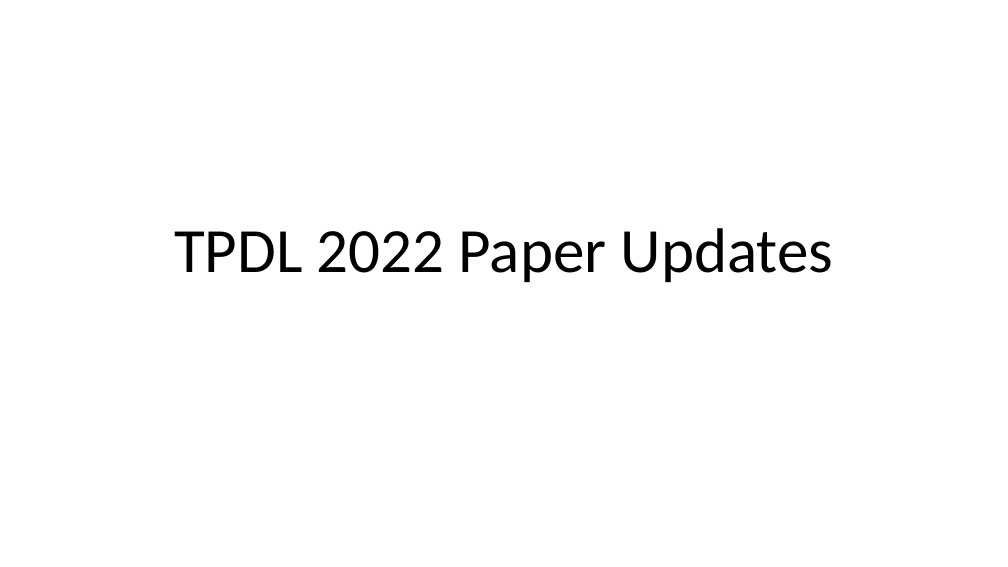
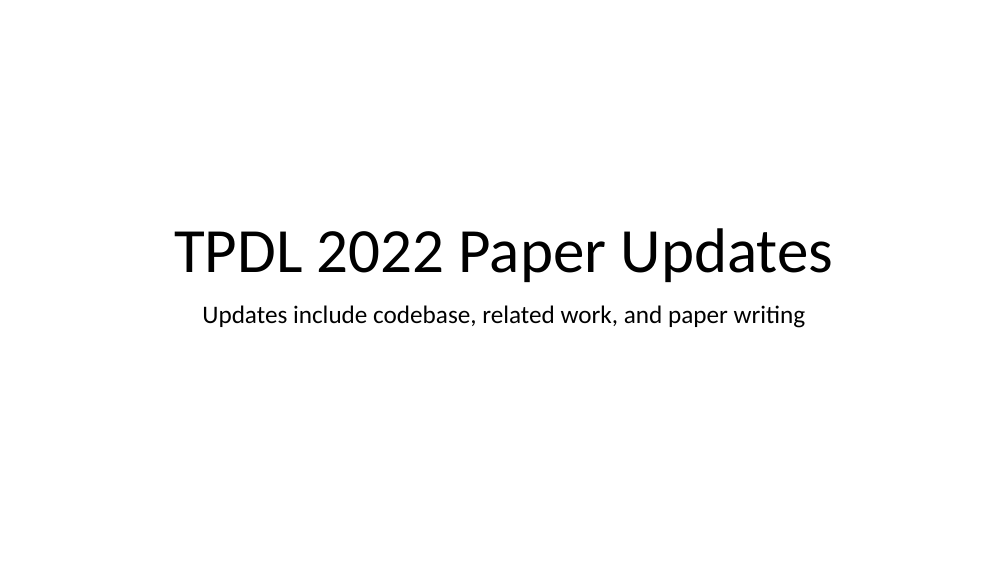
Before and after one commit to HussamHallak/TPDL2022, a slide deck: slide 1 of TPDL 2022 Paper Updates.pptx. Drawn at 1008x567 pixels with LibreOffice and Linux fonts; fonts in the diff are those of the drawing. Boxes give left, top, right and bottom in pixels: in the first picture for what was removed or moved away, otherwise in the second. Text is boxed around its words. In the diff, an @@ line names an element or a change of style, - is before the commit and + after.

```diff
--- a/TPDL 2022 Paper Updates.pptx
+++ b/TPDL 2022 Paper Updates.pptx
@@ subtitle added at (x1=202, y1=305, x2=806, y2=328), 24 pt, text #000000 @@
+Updates include codebase, related work, and paper writing
```
Also in this commit, not shown: 13 slides added.
